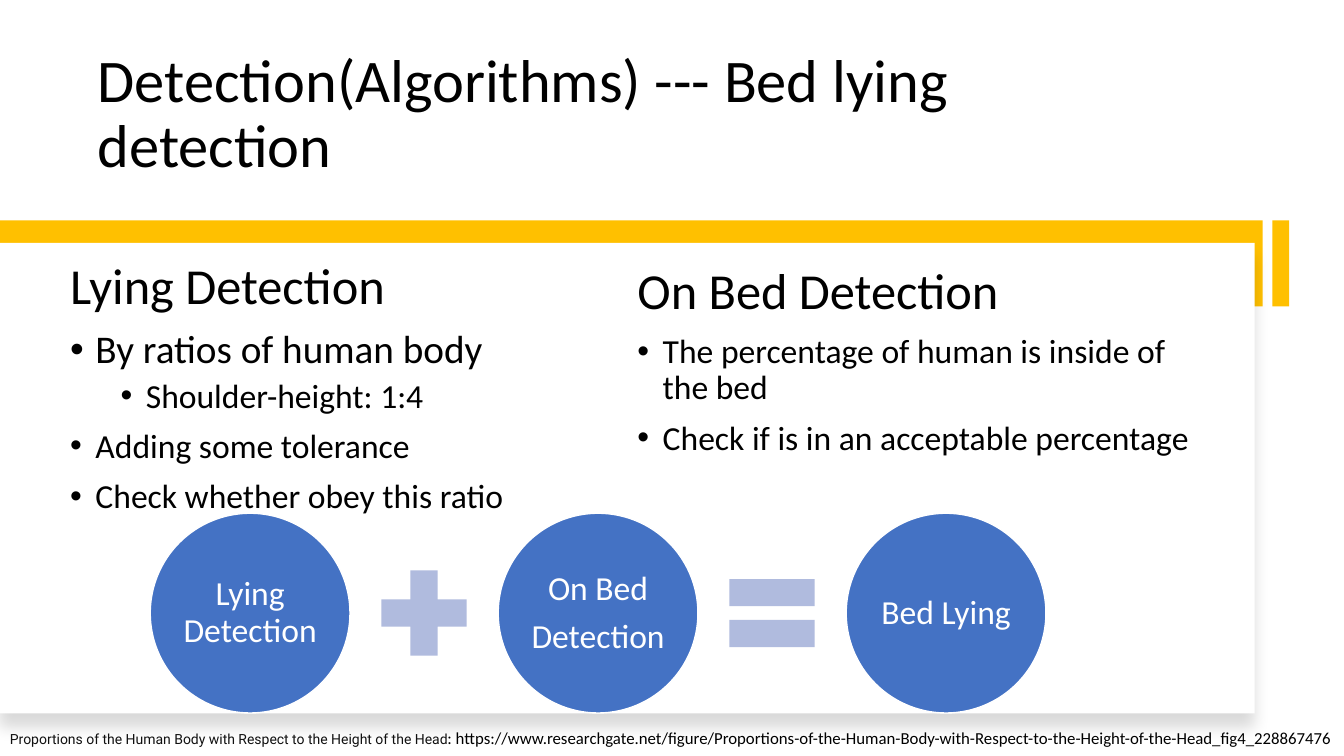
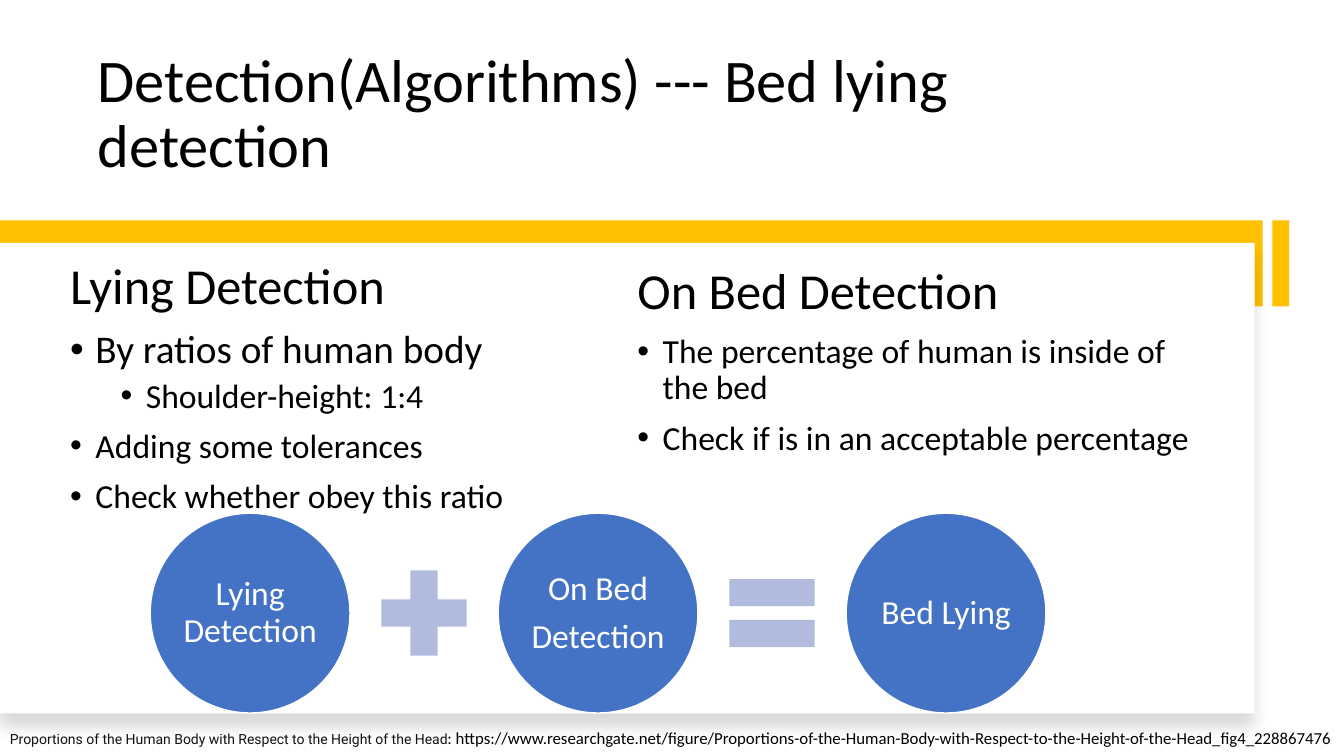
Before and after one commit to smarttommyau/aiot_bedroom, a slide deck: slide 13 of project_documents/P21_pitching_deck_AIoT Bedroom.pptx. Drawn at 1344x756 pixels with LibreOffice and Linux fonts; fonts in the diff are those of the drawing. Boxes give left, top, right and bottom in pixels: in the first picture for what was removed or moved away, otherwise in the second. Text is boxed around its words. In the diff, an @@ line names an element or a change of style, - is before the commit and + after.

```diff
--- a/project_documents/P21_pitching_deck_AIoT Bedroom.pptx
+++ b/project_documents/P21_pitching_deck_AIoT Bedroom.pptx
@@ text at [95,434,423,464]: text changed @@
-• Adding some tolerance
+• Adding some tolerances
```
Also in this commit, not shown: 8 other slides changed.
